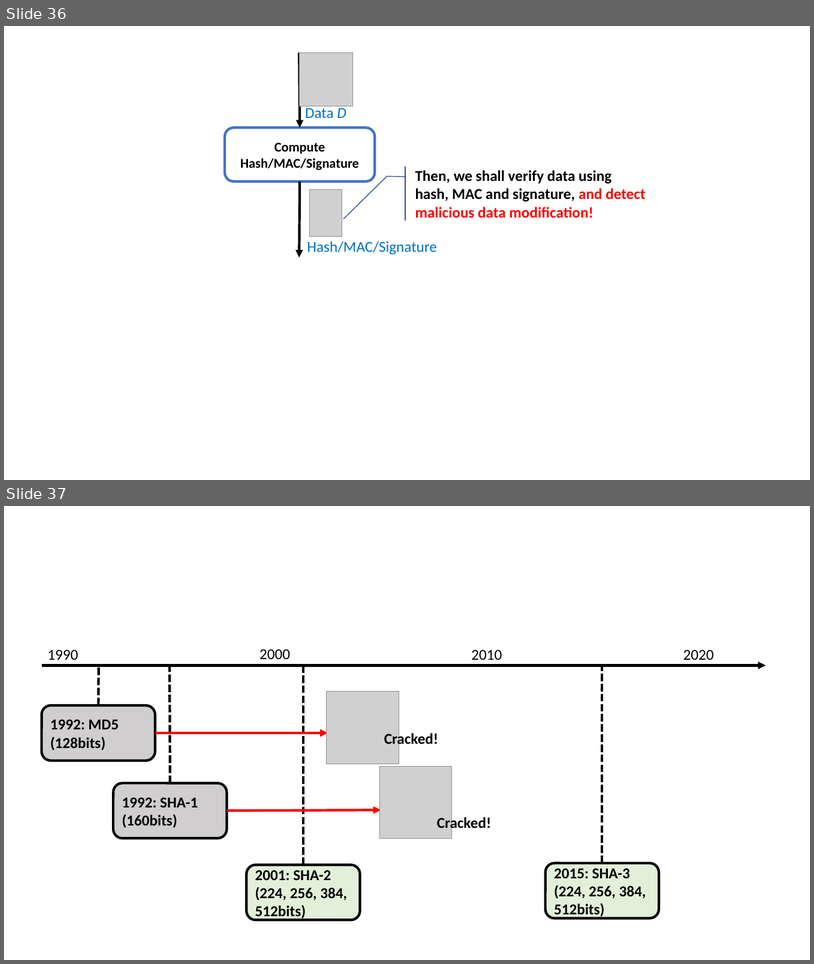
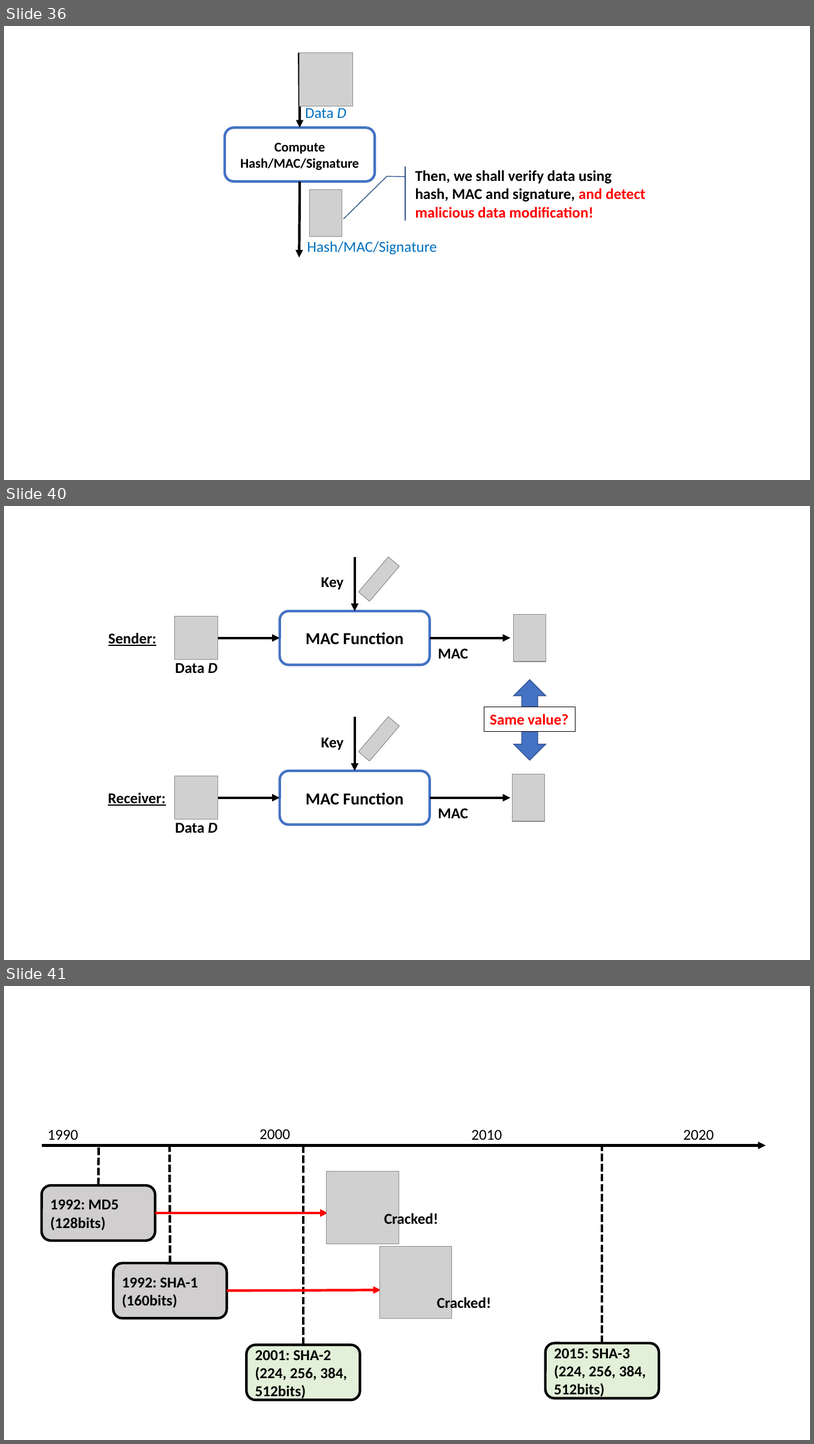
Before and after one commit to junkurihara/class-e2e_security_js, a slide deck: images.pptx. Shown one above the other, each under a label of ours: slides 36 and 37 before the commit, slides 36, 40 and 41 after it; the slides between them are not shown. The pictures are 814x964 and 814x1444 pixels, drawn with LibreOffice and Linux fonts; fonts in the diff are those of the drawing; grey boxes stand for pictures. Boxes give left, top, right and bottom in pixels: in the first picture for what was removed or moved away, otherwise in the second. Text is boxed around its words. In the diff, an @@ line names an element or a change of style, - is before the commit and + after.

```diff
--- a/images.pptx
+++ b/images.pptx
@@ slide 40 added at (x1=4, y1=506, x2=810, y2=960), background #FFFFFF @@
@@ arrow added from (355, 557) to (355, 611), #000000 3 pt @@
@@ picture added at (x1=359, y1=557, x2=399, y2=601) @@
@@ text added at (x1=321, y1=577, x2=344, y2=589), 18 pt, text #000000, bold @@
+Key
@@ rounded rectangle added at (x1=280, y1=611, x2=430, y2=665), fill #FFFFFF, outline #4472C4 3 pt, 20 pt, text #000000, bold @@
+MAC Function
@@ picture added at (x1=174, y1=616, x2=218, y2=660) @@
@@ picture added at (x1=514, y1=614, x2=546, y2=661) @@
@@ text added at (x1=108, y1=633, x2=156, y2=646), 18 pt, text #000000, bold, underline @@
+Sender:
@@ arrow added from (218, 638) to (280, 638), #000000 3 pt @@
@@ arrow added from (430, 638) to (511, 638), #000000 3 pt @@
@@ text added at (x1=438, y1=648, x2=468, y2=658), 18 pt, text #000000, bold @@
+MAC
@@ text added at (x1=175, y1=663, x2=218, y2=673), 18 pt, text #000000, bold @@
+Data D
@@ up down arrow added at (x1=514, y1=679, x2=546, y2=760), fill #4472C4, outline #325491 1 pt @@
@@ arrow added from (355, 717) to (355, 771), #000000 3 pt @@
@@ picture added at (x1=359, y1=717, x2=399, y2=761) @@
@@ rectangle added at (x1=485, y1=707, x2=576, y2=731), fill #FFFFFF, outline #000000 0.75 pt, 18 pt, text #FF0000, bold @@
+Same value?
@@ text added at (x1=321, y1=737, x2=344, y2=750), 18 pt, text #000000, bold @@
+Key
@@ rounded rectangle added at (x1=280, y1=771, x2=430, y2=825), fill #FFFFFF, outline #4472C4 3 pt, 20 pt, text #000000, bold @@
+MAC Function
@@ picture added at (x1=513, y1=774, x2=545, y2=821) @@
@@ text added at (x1=108, y1=792, x2=165, y2=805), 18 pt, text #000000, bold, underline @@
+Receiver:
@@ picture added at (x1=174, y1=776, x2=218, y2=819) @@
@@ arrow added from (218, 798) to (280, 798), #000000 3 pt @@
@@ arrow added from (430, 798) to (511, 798), #000000 3 pt @@
@@ text added at (x1=438, y1=808, x2=468, y2=818), 18 pt, text #000000, bold @@
+MAC
@@ text added at (x1=175, y1=822, x2=218, y2=832), 18 pt, text #000000, bold @@
+Data D
@@ what was slide 37 is now slide 41 @@
```
Also in this commit, not shown: 5 other slides added, 2 other files.
